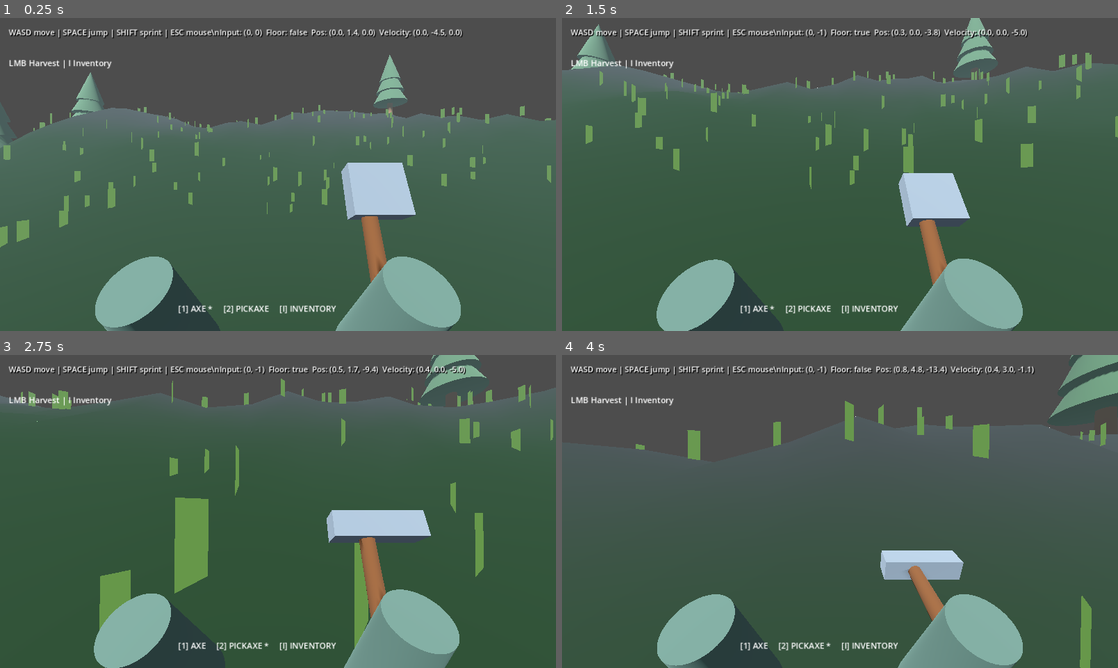
Above: before the commit, frames 1-4 (two rows, left to right).
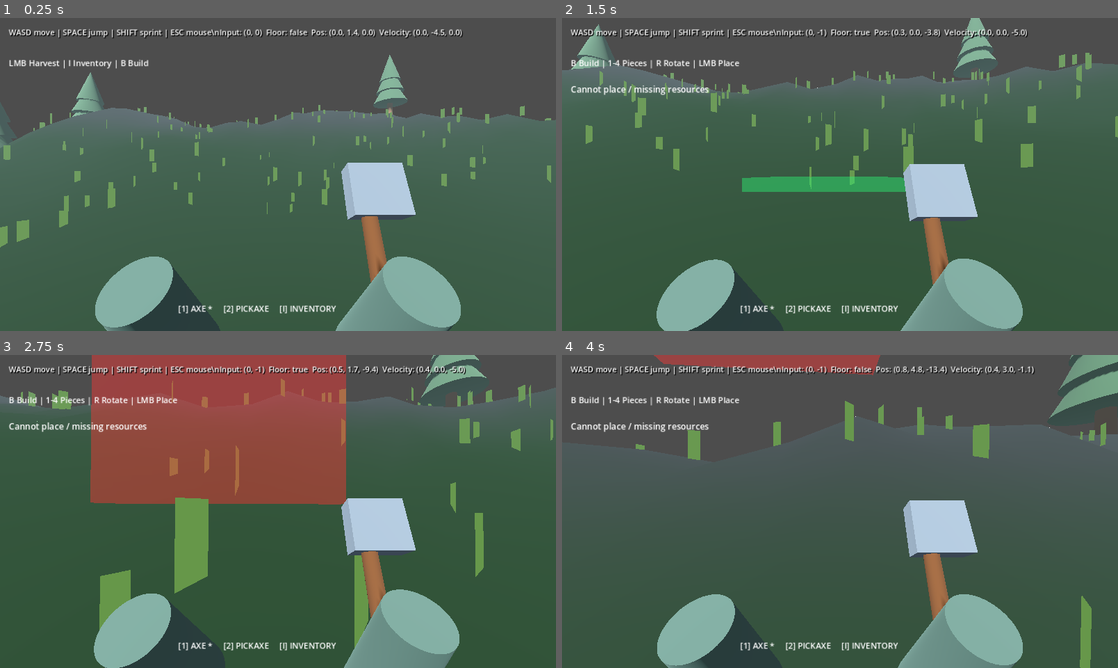
Above: after the commit, the same moments.

Repository: noval000/survival
Game: Godot game, scene res://scenes/Main.tscn
Two runs of this game, one before a commit and one after it. Both use one fixed random seed, a clock stepped at 60 frames per second and the inputs below.
Inputs (mouse positions are in pixels of both pictures, inside the frame that each line leads up to):
- Up to frame 1 (0.25 s): no input
- Up to frame 2 (1.5 s): tap Enter at 0.5 s; move the mouse to (867, 174) at 0.52 s; hold W (move_forward) from 0.53 s (still down); tap B at 0.6 s; click (867, 174) at 0.67 s; tap Space (jump) at 0.77 s; tap 1 at 0.8, 1.35 s; move the mouse to (812, 174) at 1.27 s; click (812, 174) at 1.42 s
- Up to frame 3 (2.75 s): keep holding W (move_forward); tap Space (jump) at 1.52 s; tap 2 at 1.55, 2.1 s; move the mouse to (289, 505) at 2.02 s; click (289, 505) at 2.17 s; tap 3 at 2.3 s
- Up to frame 4 (4 s): keep holding W (move_forward); move the mouse to (834, 517) at 2.77 s; tap 3 at 2.85 s; click (834, 517) at 2.92 s; tap Space (jump) at 3.02, 3.77 s; tap 4 at 3.05, 3.6 s; move the mouse to (878, 514) at 3.52 s; click (878, 514) at 3.67 s; tap R at 3.8 s

The runs differ from the first frame. In frame 1, less than 0.1% of the frame differs, in the area x 20-27%, y 13-17%; in frame 2, 3.2%; in frame 3, 24%, in the area x 1-78%, y 0-95%; in frame 4, 6.1%.

Commit message:
Connect build mode, piece selection, rotation and material spending to FPS controls

Diff:
--- a/godot/scripts/Player.gd
+++ b/godot/scripts/Player.gd
@@ -1,6 +1,7 @@
 extends CharacterBody3D
 
 const INVENTORY_UI_SCRIPT = preload("res://scripts/InventoryUI.gd")
+const BUILDING_SCRIPT = preload("res://scripts/BuildingSystem.gd")
 
 @export var walk_speed := 5.0
 @export var sprint_speed := 8.0
@@ -24,6 +25,7 @@
 var resources: Dictionary = {"wood": 0, "stone": 0, "plank": 0, "iron": 0, "coal": 0, "iron_bar": 0}
 var owned_tools: Dictionary = {"axe": true, "pickaxe": true}
 var inventory_ui: CanvasLayer
+var building: Node3D
 var equipped_tool: String = "axe"
 var harvest_cooldown: float = 0.0
 var resource_label: Label
@@ -61,6 +63,10 @@
     add_child(inventory_ui)
     inventory_ui.craft_requested.connect(craft_item)
     sync_inventory()
+    building = BUILDING_SCRIPT.new()
+    building.name = "BuildingSystem"
+    building.configure(self, camera, get_parent().get_node("IslandWorld"))
+    get_parent().add_child.call_deferred(building)
 
 func _unhandled_input(event: InputEvent) -> void:
     if event is InputEventKey and event.pressed and not event.echo:
@@ -78,6 +84,23 @@
             get_viewport().set_input_as_handled()
             return
         if not inventory_ui.is_open():
+            if event.physical_keycode == KEY_B:
+                building.set_active(not building.active)
+                get_viewport().set_input_as_handled()
+                return
+            if building.active:
+                if event.physical_keycode == KEY_1:
+                    building.choose_piece("foundation")
+                elif event.physical_keycode == KEY_2:
+                    building.choose_piece("wall")
+                elif event.physical_keycode == KEY_3:
+                    building.choose_piece("doorway")
+                elif event.physical_keycode == KEY_4:
+                    building.choose_piece("roof")
+                elif event.physical_keycode == KEY_R:
+                    building.rotate_piece()
+                get_viewport().set_input_as_handled()
+                return
             if event.physical_keycode == KEY_1:
                 equipped_tool = "axe"
                 setup_tool()
@@ -104,9 +127,19 @@
         var swing: float = sin((1.0 - swing_time / 0.4) * PI) if swing_time > 0.0 else 0.0
         tool_visual.rotation.x = lerpf(tool_visual.rotation.x, -0.4 - swing, minf(delta * 20.0, 1.0))
     if Input.mouse_mode == Input.MOUSE_MODE_CAPTURED and Input.is_mouse_button_pressed(MOUSE_BUTTON_LEFT) and harvest_cooldown <= 0.0:
-        try_harvest()
+        if building != null and building.active:
+            harvest_cooldown = 0.25
+            if building.place_piece(resources):
+                sync_inventory()
+                feedback_remaining = 1.3
+                harvest_feedback.text = "Built: %s" % building.piece_type
+            else:
+                feedback_remaining = 0.8
+                harvest_feedback.text = "Cannot place / missing resources"
+        else:
+            try_harvest()
     if resource_label != null:
-        resource_label.text = "LMB Harvest | I Inventory"
+        resource_label.text = "B Build | 1-4 Pieces | R Rotate | LMB Place" if building != null and building.active else "LMB Harvest | I Inventory | B Build"
     if not is_on_floor():
         velocity.y -= gravity * delta
     elif Input.is_action_just_pressed("jump") or Input.is_physical_key_pressed(KEY_SPACE):
